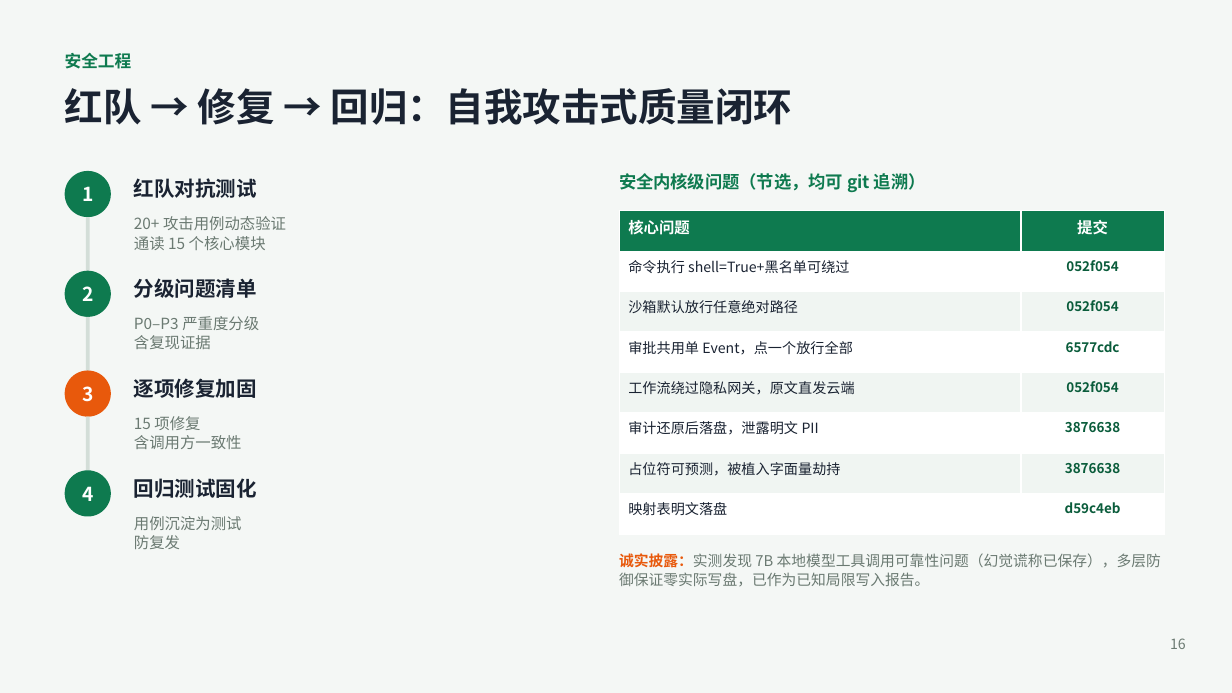
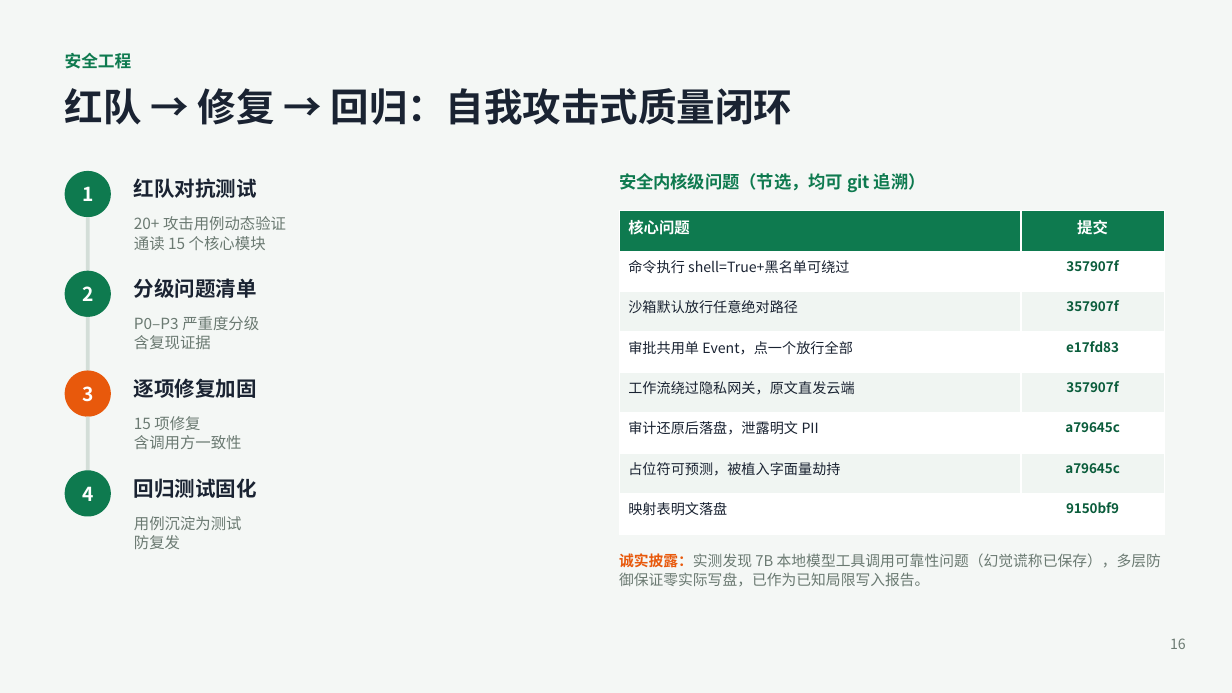
Before and after one commit to Andysun06/yindun-agent, a slide deck: slide 16 of 隐盾安全智能体_项目汇报.pptx. Drawn at 1232x693 pixels with LibreOffice and Linux fonts; fonts in the diff are those of the drawing. Boxes give left, top, right and bottom in pixels: in the first picture for what was removed or moved away, otherwise in the second. Text is boxed around its words. In the diff, an @@ line names an element or a change of style, - is before the commit and + after.

```diff
--- a/隐盾安全智能体_项目汇报.pptx
+++ b/隐盾安全智能体_项目汇报.pptx
@@ table at bbox=[619, 211, 1165, 534] @@
-row 2, column 2: 052f054
+row 2, column 2: 357907f
-row 3, column 2: 052f054
+row 3, column 2: 357907f
-row 4, column 2: 6577cdc
+row 4, column 2: e17fd83
-row 5, column 2: 052f054
+row 5, column 2: 357907f
-row 6, column 2: 3876638
+row 6, column 2: a79645c
-row 7, column 2: 3876638
+row 7, column 2: a79645c
-row 8, column 2: d59c4eb
+row 8, column 2: 9150bf9
```
Also in this commit, not shown: 4 other files.
